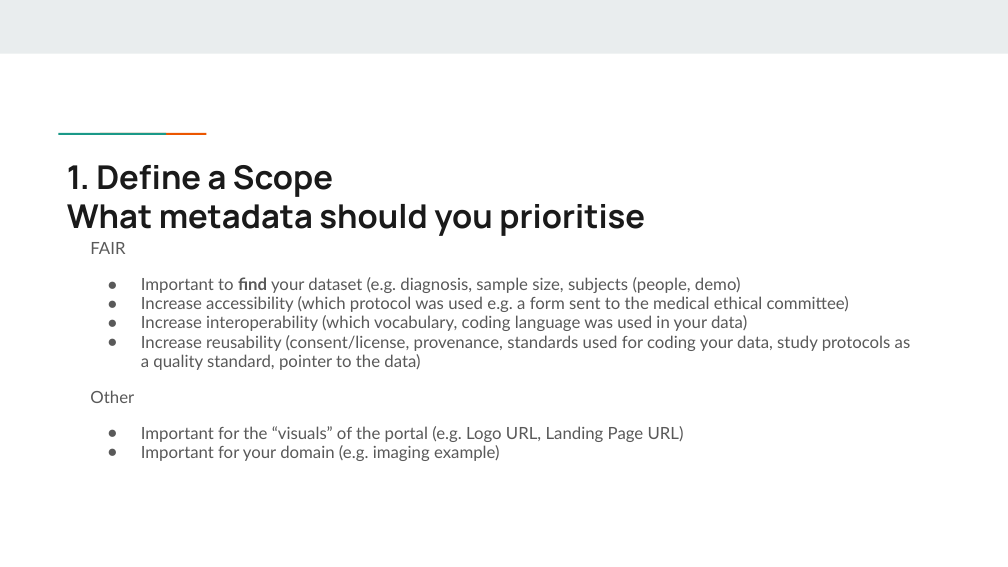
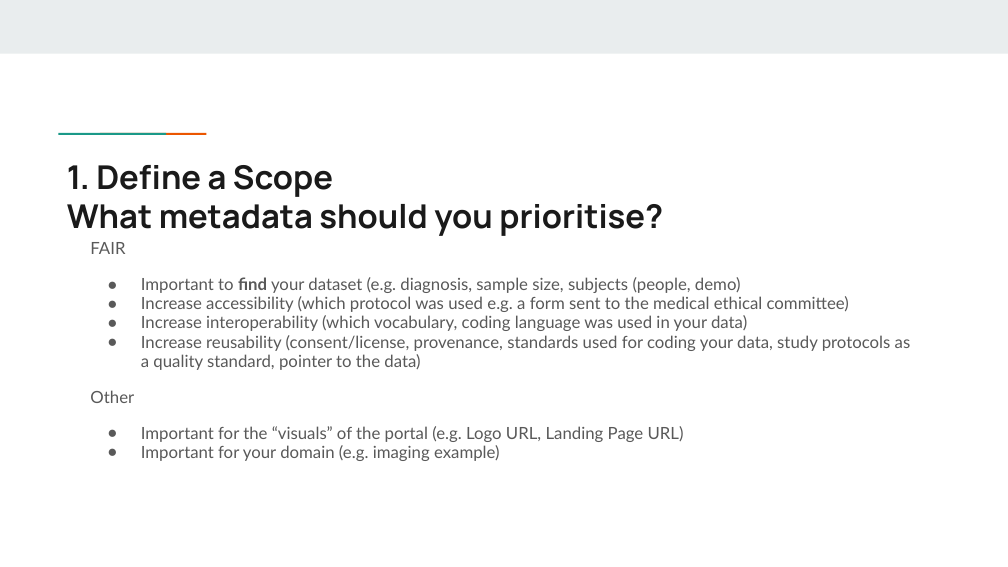
Before and after one commit to Health-RI/health-ri-metadata, a slide deck: slide 19 of Presentations/[DRAFT]HRI_Metadata_Schema_ImagingGroup_KickOff.pptx (slide 20 before the commit). Drawn at 1008x567 pixels with LibreOffice and Linux fonts; fonts in the diff are those of the drawing. Boxes give left, top, right and bottom in pixels: in the first picture for what was removed or moved away, otherwise in the second. Text is boxed around its words. In the diff, an @@ line names an element or a change of style, - is before the commit and + after.

```diff
--- a/Presentations/[DRAFT]HRI_Metadata_Schema_ImagingGroup_KickOff.pptx
+++ b/Presentations/[DRAFT]HRI_Metadata_Schema_ImagingGroup_KickOff.pptx
@@ title at [67, 165, 663, 236]: text changed @@
-1. Define a Scope
-What metadata should you prioritise
+1. Define a Scope
+What metadata should you prioritise?
```
Also in this commit, not shown: 8 other slides changed, 1 slide removed, 2 other files.
